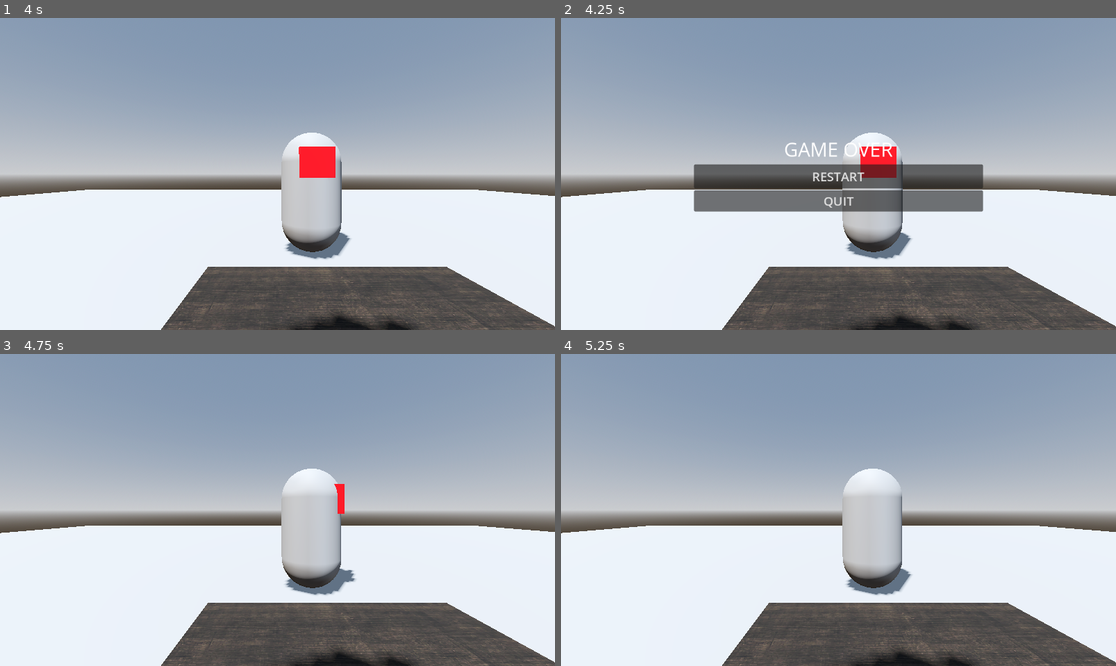
Above: before the commit, frames 1-4 (two rows, left to right).
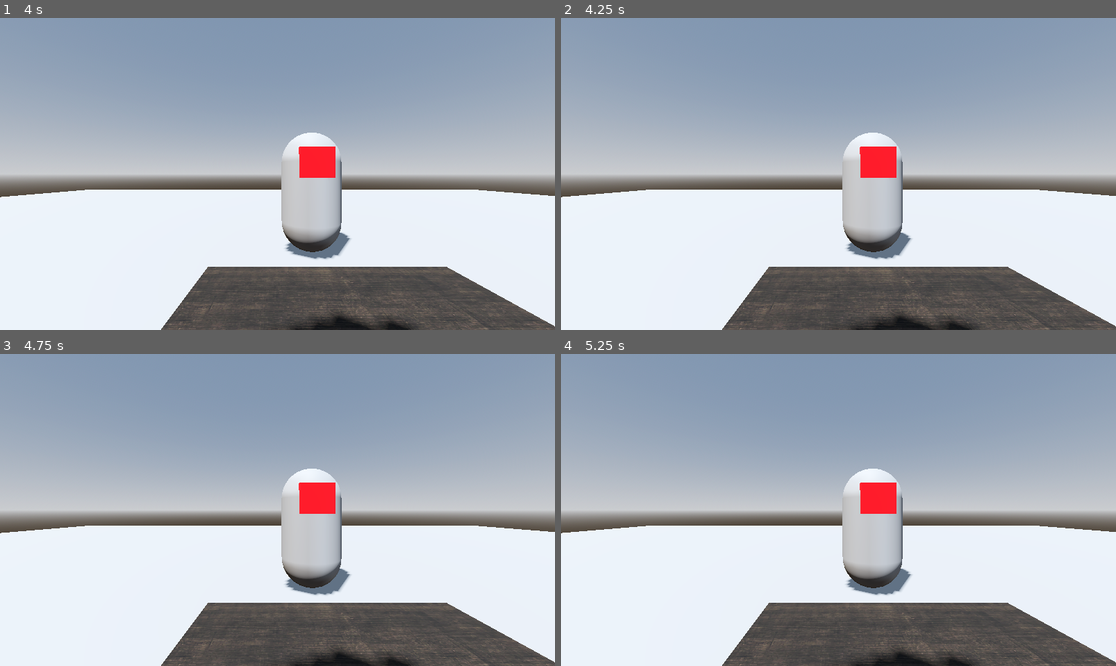
Above: after the commit, the same moments.

Repository: oneshot-death/3d-school-game
Game: Godot game, scene res://Levels/classroom.tscn
Same seed, same stepped clock (60 frames per second), same inputs: the game is played once before the commit and once after it.
Inputs (mouse positions are in pixels of both pictures, inside the frame that each line leads up to):
- Up to frame 1 (4 s): tap Enter (ui_accept) at 0.5, 0.77, 1.25, 1.52, 2, 2.75, 3.02, 3.77 s; move the mouse to (305, 174) at 0.52 s; hold W (move_forward) from 0.53 s (still down); move the mouse to (249, 174) at 1.27 s; move the mouse to (288, 167) at 2.02 s; move the mouse to (271, 180) at 2.77 s; move the mouse to (316, 177) at 3.52 s
- Up to frame 2 (4.25 s): keep holding W (move_forward)
- Up to frame 3 (4.75 s): release W (move_forward) at 4.25 s; click (277, 513) at 4.25 s, where only the run before the commit has a clickable "RESTART"
- Up to frame 4 (5.25 s): move the mouse to (794, 506) at 5.02 s; hold W (move_forward) from 5.03 s (still down)

Frame 1 is identical in both runs. In frame 2, 7.9% of the frame differs, in the area x 23-77%, y 39-63%; in frame 3, 0.9%; in frame 4, 0.7%.

Commit message:
Fixed death screen?

Diff:
--- a/Player/player.gd
+++ b/Player/player.gd
@@ -46,12 +46,14 @@
 			if rotation_degrees.y<-120 or 170<rotation_degrees.y and 180>rotation_degrees.y:
 				rotate_y(rotation_speed_degrees*delta)
 
+
 		if Input.is_action_pressed("move_right"):
 			if rotation_degrees.y<0:
 				rotate_y(-rotation_speed_degrees*delta)
 
+
 	if game_over_maybe==true:
-		if -165>rotation_degrees.y and (176<rotation_degrees.y==false and rotation_degrees.y>180==false):
+		if -165<rotation_degrees.y and not (rotation_degrees.y>=176 and rotation_degrees.y<=180):
 			get_tree().paused=true
 			game_over_screen.game_over()
 
